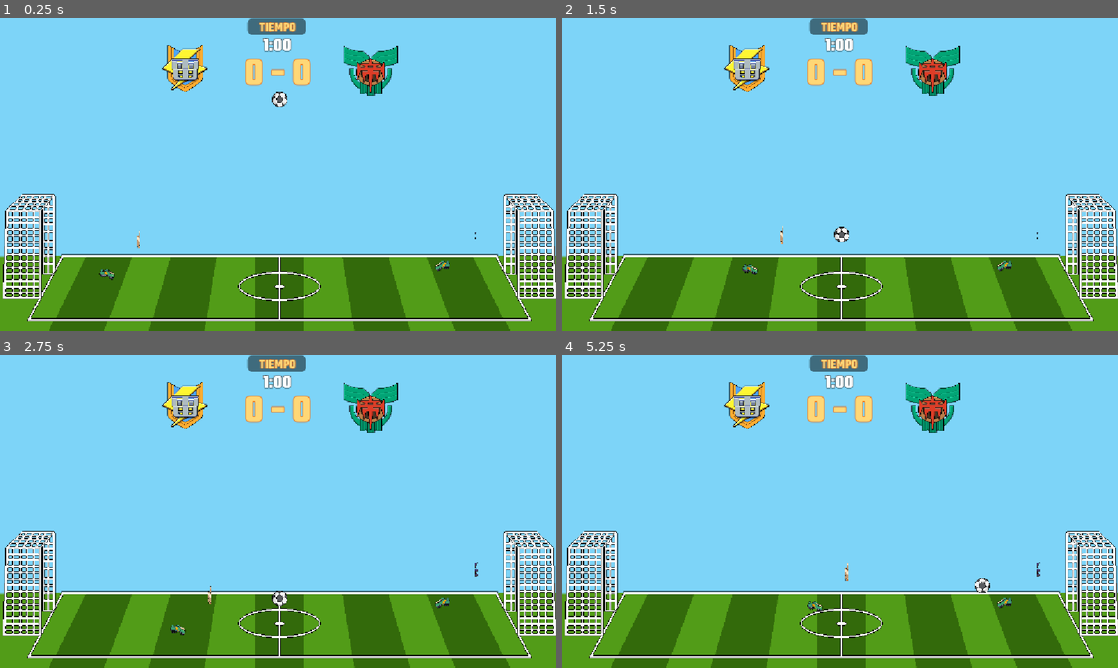
Above: before the commit, frames 1-4 (two rows, left to right).
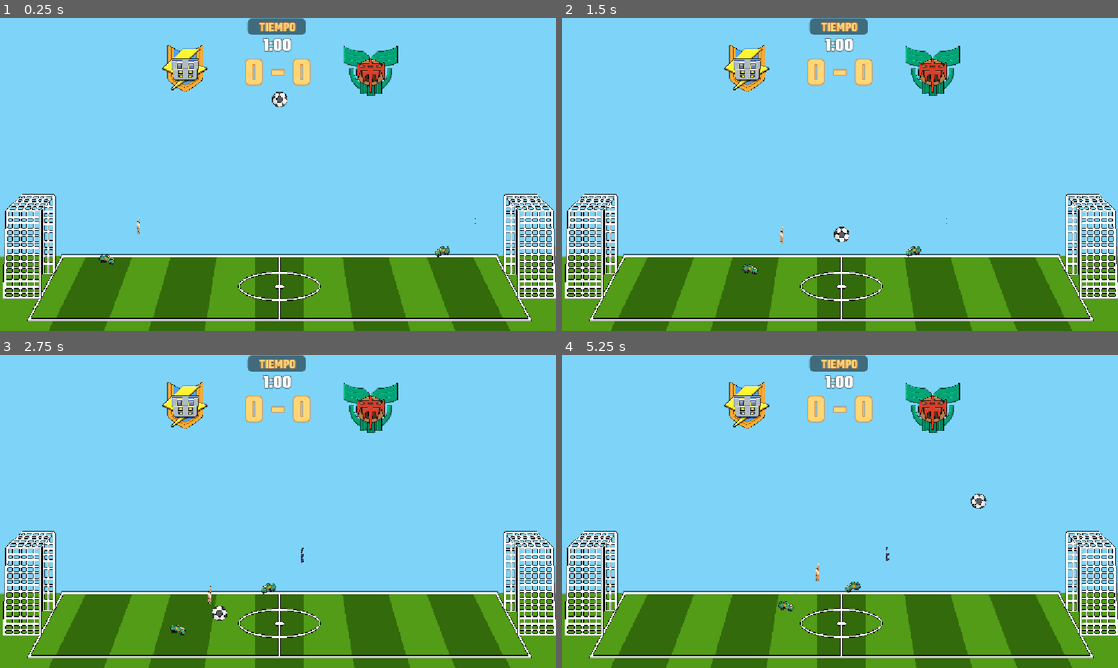
Above: after the commit, the same moments.

Repository: pedrobp17/head-soccer
Game: Godot game, scene res://Escenas/objetos_campo/campo.tscn
Same seed, same stepped clock (60 frames per second), same inputs: the game is played once before the commit and once after it. The project has no main scene, so this scene is started directly.
Inputs:
- Up to frame 1 (0.25 s): no input
- Up to frame 2 (1.5 s): hold Right (p1_right) from 0.53 s (still down); tap Space (p1_kick) at 0.6 s; tap Up (p1_jump) at 0.77 s; tap F (p2_kick) at 1.35 s
- Up to frame 3 (2.75 s): tap Up (p1_jump) at 1.52 s; release Right (p1_right) at 2.03 s; hold Left (p1_left) from 2.03 s (still down); tap A (p2_left) at 2.1 s
- Up to frame 4 (5.25 s): release Left (p1_left) at 2.78 s; hold Right (p1_right) 2.78-4.28 s; tap D (p2_right) at 2.85 s; tap Up (p1_jump) at 3.02, 3.77, 4.52 s; tap Space (p1_kick) at 3.6 s; hold Left (p1_left) 4.28-5.03 s; tap F (p2_kick) at 4.35 s; hold Right (p1_right) from 5.03 s (still down); tap A (p2_left) at 5.1 s

The runs differ from the first frame. In frame 1, 0.3% of the frame differs, in the area x 17-86%, y 63-84%; in frame 2, 0.1%; in frame 3, 0.4%; in frame 4, 0.6%, in the area x 38-86%, y 44-82%.

Commit message:
inicio implementacion ia

Diff:
--- a/Escenas/objetos_campo/campo.tscn
+++ b/Escenas/objetos_campo/campo.tscn
@@ -86,6 +86,9 @@
 shape = SubResource("SegmentShape2D_obkv7")
 
 [node name="ContenedorPersonajes" type="Node2D" parent="." unique_id=853365297]
+script = ExtResource("7_fv5s3")
+local = "MarkEvans"
+visitante = "AxelBlaze"
 
 [node name="Pelota" parent="ContenedorPersonajes" unique_id=279367134 instance=ExtResource("6_fj5fn")]
 position = Vector2(0, -536)
@@ -93,9 +96,6 @@
 [node name="Apariciones" type="Node2D" parent="ContenedorPersonajes" unique_id=1211540772]
 unique_name_in_owner = true
 position = Vector2(0, 50)
-script = ExtResource("7_fv5s3")
-local = "MarkEvans"
-visitante = "AxelBlaze"
 
 [node name="jugador" type="Node2D" parent="ContenedorPersonajes/Apariciones" unique_id=1013722296]
 position = Vector2(-584, -77)
--- a/Scripts/jugador/IA/comportamiento_ia.gd
+++ b/Scripts/jugador/IA/comportamiento_ia.gd
@@ -1,7 +1,9 @@
 extends Node
 class_name ComportamientoIA
 
-const REACCION_IA := 200
+const REACCION_IA := 300
+const FUERZA_SEGUIMIENTO_PELOTA := 20
+
 var pelota : Pelota = null
 var jugador : Jugador = null
 var tiempo_ultima_decision := Time.get_ticks_msec()
@@ -17,7 +19,13 @@
 		configurar_decision_ia()
 
 func configurar_movimiento_ia() -> void:
-	print( name + "moviendo")
+	var direccion_fuerza := Vector2.ZERO
+	direccion_fuerza += get_direccion_seguimiento()
+	direccion_fuerza = direccion_fuerza.limit_length(1.0)
+	jugador.velocity.x = direccion_fuerza.x * jugador.estadisticas.get_estadistica("velocidad")
 
 func configurar_decision_ia() -> void:
 	pass
+
+func get_direccion_seguimiento() -> Vector2:
+	return jugador.position.direction_to(pelota.position)
--- a/Scripts/jugador/Player.gd
+++ b/Scripts/jugador/Player.gd
@@ -1,8 +1,7 @@
 extends CharacterBody2D
 class_name  Jugador
 
-const VELOCIDAD = 300.0
-const VELOCIDAD_SALTO = -450.0
+const FUERZA_CABEZAZO := 60
 const BANDO : Dictionary = {
 	"visitante" : -1,
 	"local" : 1
@@ -25,11 +24,15 @@
 var nombre := ""
 var equipo := ""
 var es_visitante : bool = false
+var posicion_aparicion := Vector2.ZERO
+var fuerza_seguimiento_ia := 0.0
 
 func _ready() -> void:
 	set_imagen_personaje()
 	cambiar_estado(Estado.JUGANDO)
 	setup_comportamiento_ia()
+	pie.setup_fuerza(self.estadisticas.get_estadistica("golpe"))
+	posicion_aparicion = position
 
 func _physics_process(delta: float) -> void:
 
@@ -48,12 +51,14 @@
 func comprobar_colisiones() -> void:
 	for i in get_slide_collision_count():
 		var collision := get_slide_collision(i)
+		var fuerza := 1.0
 
 		if collision.get_collider() is Pelota:
 			var direccion := -collision.get_normal()
 			var aumentar_fuerza := direccion.y < -0.5
+			fuerza = FUERZA_CABEZAZO
 
-			EventBus.golpear_pelota.emit(direccion, aumentar_fuerza)
+			EventBus.golpear_pelota.emit(direccion, aumentar_fuerza, fuerza)
 
 func animacion() -> void:
 	if velocity.y == 0:
@@ -74,6 +79,7 @@
 	equipo = jugador_data.equipo
 	es_visitante = bool( BANDO["visitante"] - identificador_bando )
 	pelota = _pelota
+
 func setup_comportamiento_ia() -> void:
 	comportamiento_ia.setup(self, pelota)
 	comportamiento_ia.name = "Comportamiento IA"
--- a/Scripts/jugador/base_datos/jugadores.json
+++ b/Scripts/jugador/base_datos/jugadores.json
@@ -1,158 +1,158 @@
 {
-    "jugadores": [
-        {
-            "nombre": "MarkEvans",
-            "equipo": "raimon",
-            "estadisticas": {
-                "velocidad": 5,
-                "salto": 5,
-                "golpe": 5,
-                "power": 5,
-                "aguante": 5,
-                "vida": 5
-            },
-            "poderes": [
-                "mano_magica",
+	"jugadores": [
+		{
+			"nombre": "MarkEvans",
+			"equipo": "raimon",
+			"estadisticas": {
+				"velocidad": 5,
+				"salto": 5,
+				"golpe": 5,
+				"power": 5,
+				"aguante": 5,
+				"vida": 5
+			},
+			"poderes": [
+				"mano_magica",
                 "cabezazo"
-            ],
-            "espiritu": 0
-        },
-        {
-            "nombre": "AxelBlaze",
-            "equipo": "raimon",
-            "estadisticas": {
-                "velocidad": 5,
-                "salto": 5,
-                "golpe": 5,
-                "power": 5,
-                "aguante": 5,
-                "vida": 5
-            },
-            "poderes": [
-                "tornado_fuego",
+			],
+			"espiritu": 0
+		},
+		{
+			"nombre": "AxelBlaze",
+			"equipo": "raimon",
+			"estadisticas": {
+				"velocidad": 5,
+				"salto": 5,
+				"golpe": 5,
+				"power": 5,
+				"aguante": 5,
+				"vida": 5
+			},
+			"poderes": [
+				"tornado_fuego",
                 "tornado_dragon"
-            ],
-            "espiritu": 0
-        },
-        {
-            "nombre": "XavierFoster",
-            "equipo": "raimon",
-            "estadisticas": {
-                "velocidad": 5,
-                "salto": 5,
-                "golpe": 5,
-                "power": 5,
-                "aguante": 5,
-                "vida": 5
-            },
-            "poderes": [
-                "cañon_meteoros",
+			],
+			"espiritu": 0
+		},
+		{
+			"nombre": "XavierFoster",
+			"equipo": "raimon",
+			"estadisticas": {
+				"velocidad": 5,
+				"salto": 5,
+				"golpe": 5,
+				"power": 5,
+				"aguante": 5,
+				"vida": 5
+			},
+			"poderes": [
+				"cañon_meteoros",
                 "pingüinos_cosmicos"
-            ],
-            "espiritu": 0
-        },
-        {
-            "nombre": "JudeSharp",
-            "equipo": "royalacademy",
-            "estadisticas": {
-                "velocidad": 5,
-                "salto": 5,
-                "golpe": 5,
-                "power": 5,
-                "aguante": 5,
-                "vida": 5
-            },
-            "poderes": [
-                "espejismo",
+			],
+			"espiritu": 0
+		},
+		{
+			"nombre": "JudeSharp",
+			"equipo": "royalacademy",
+			"estadisticas": {
+				"velocidad": 5,
+				"salto": 5,
+				"golpe": 5,
+				"power": 5,
+				"aguante": 5,
+				"vida": 5
+			},
+			"poderes": [
+				"espejismo",
                 "pingüino_emperador"
-            ],
-            "espiritu": 0
-        }
-        ,{
-            "nombre": "CalebStonewall",
-            "equipo": "royalacademy",
-            "estadisticas": {
-                "velocidad": 5,
-                "salto": 5,
-                "golpe": 5,
-                "power": 5,
-                "aguante": 5,
-                "vida": 5
-            },
-            "poderes": [
-                "tiro_reaccion",
+			],
+			"espiritu": 0
+		}
+		,{
+			"nombre": "CalebStonewall",
+			"equipo": "royalacademy",
+			"estadisticas": {
+				"velocidad": 5,
+				"salto": 5,
+				"golpe": 5,
+				"power": 5,
+				"aguante": 5,
+				"vida": 5
+			},
+			"poderes": [
+				"tiro_reaccion",
                 "default"
-            ],
-            "espiritu": 0
-        },
-        {
-            "nombre": "JohanTassman",
-            "equipo": "occult",
-            "estadisticas": {
-                "velocidad": 5,
-                "salto": 5,
-                "golpe": 5,
-                "power": 5,
-                "aguante": 5,
-                "vida": 5
-            },
-            "poderes": [
-                "murcielagos",
+			],
+			"espiritu": 0
+		},
+		{
+			"nombre": "JohanTassman",
+			"equipo": "occult",
+			"estadisticas": {
+				"velocidad": 5,
+				"salto": 5,
+				"golpe": 5,
+				"power": 5,
+				"aguante": 5,
+				"vida": 5
+			},
+			"poderes": [
+				"murcielagos",
                 "maldicion"
-            ],
-            "espiritu": 0
-        },
-        {
-            "nombre": "NathanJones",
-            "equipo": "occult",
-            "estadisticas": {
-                "velocidad": 5,
-                "salto": 5,
-                "golpe": 5,
-                "power": 5,
-                "aguante": 5,
-                "vida": 5
-            },
-            "poderes": [
-                "momia",
+			],
+			"espiritu": 0
+		},
+		{
+			"nombre": "NathanJones",
+			"equipo": "occult",
+			"estadisticas": {
+				"velocidad": 5,
+				"salto": 5,
+				"golpe": 5,
+				"power": 5,
+				"aguante": 5,
+				"vida": 5
+			},
+			"poderes": [
+				"momia",
                 "agujero_negro"
-            ],
-            "espiritu": 0
-        },
-        {
-            "nombre": "ThomasFeldt",
-            "equipo": "brain",
-            "estadisticas": {
-                "velocidad": 5,
-                "salto": 5,
-                "golpe": 5,
-                "power": 5,
-                "aguante": 5,
-                "vida": 5
-            },
-            "poderes": [
-                "dron",
+			],
+			"espiritu": 0
+		},
+		{
+			"nombre": "ThomasFeldt",
+			"equipo": "brain",
+			"estadisticas": {
+				"velocidad": 5,
+				"salto": 5,
+				"golpe": 5,
+				"power": 5,
+				"aguante": 5,
+				"vida": 5
+			},
+			"poderes": [
+				"dron",
                 "campo_magnetico"
-            ],
-            "espiritu": 0
-        },
-        {
-            "nombre": "ByronLove",
-            "equipo": "zeus",
-            "estadisticas": {
-                "velocidad": 5,
-                "salto": 5,
-                "golpe": 5,
-                "power": 5,
-                "aguante": 5,
-                "vida": 5
-            },
-            "poderes": [
-                "hora_celestial",
+			],
+			"espiritu": 0
+		},
+		{
+			"nombre": "ByronLove",
+			"equipo": "zeus",
+			"estadisticas": {
+				"velocidad": 5,
+				"salto": 5,
+				"golpe": 5,
+				"power": 5,
+				"aguante": 5,
+				"vida": 5
+			},
+			"poderes": [
+				"hora_celestial",
                 "espada_divina"
-            ],
-            "espiritu": 0
-        }
+			],
+			"espiritu": 0
+		}
 
-    ]
+	]
 }
--- a/Scripts/jugador/estados_jugador/estado_jugador_movimiento.gd
+++ b/Scripts/jugador/estados_jugador/estado_jugador_movimiento.gd
@@ -10,22 +10,22 @@
 		movimiento_player(delta)
 	jugador.animacion()
 
-func movimiento_player(delta) -> void:
+func movimiento_player(delta : float) -> void:
 	# Add the gravity.
 	if not jugador.is_on_floor():
 		jugador.velocity += jugador.get_gravity() * delta
 
 	# Handle jump.
 	if KeyUtils.is_action_just_pressed( jugador.esquema_control, KeyUtils.Accion.SALTO ) and jugador.is_on_floor():
-		jugador.velocity.y = Jugador.VELOCIDAD_SALTO
+		jugador.velocity.y = jugador.estadisticas.get_estadistica("salto")
 
 	# Get the input direction and handle the movement/deceleration.
 	# As good practice, you should replace UI actions with custom gameplay actions.
 	var direccion :=  KeyUtils.get_input_vector(jugador.esquema_control)
 	if direccion:
-		jugador.velocity.x = direccion * Jugador.VELOCIDAD
+		jugador.velocity.x = direccion * jugador.estadisticas.get_estadistica("velocidad")
 	else:
-		jugador.velocity.x = move_toward(jugador.velocity.x, 0, jugador.VELOCIDAD)
+		jugador.velocity.x = move_toward(jugador.velocity.x, 0, jugador.estadisticas.get_estadistica("velocidad"))
 
 	if KeyUtils.is_action_just_pressed( jugador.esquema_control, KeyUtils.Accion.PATADA ):
 		jugador.pie.golpear()
--- a/Scripts/jugador/estructura_datos/gestor_estadisticas.gd
+++ b/Scripts/jugador/estructura_datos/controlador_estadisticas.gd
@@ -1,6 +1,15 @@
 extends Node
 class_name GestorEstadisticas
 
+var base := 5.0
+var constantes : Dictionary = {
+	"velocidad": 300.0,
+	"salto": -450.0,
+	"golpe": 60,
+	"power": 5,
+	"aguante": 5,
+	"vida": 100.0
+}
 var estadisticas_normales : Dictionary = {}
 var estadisticas_modificadas : Dictionary = {}
 
@@ -12,7 +21,7 @@
 		estadisticas_modificadas[estadistica] = 0
 	estadisticas_modificadas[estadistica] = modificacion
 
-func get_estadistica( estadistica : String) -> int:
+func get_estadistica( estadistica : String) -> float:
 	if estadisticas_modificadas.has(estadistica):
 		return estadisticas_modificadas[estadistica]
-	return estadisticas_normales[estadistica]
+	return (estadisticas_normales[estadistica] / base) * constantes[estadistica]
--- a/Scripts/jugador/pie.gd
+++ b/Scripts/jugador/pie.gd
@@ -1,6 +1,7 @@
 extends Area2D
 
 var golpeando = false
+var fuerza := 0
 # Called when the node enters the scene tree for the first time.
 func _ready() -> void:
 	body_entered.connect(_on_body_entered)
@@ -23,7 +24,10 @@
 func _on_body_entered(body: Node2D) -> void:
 	if body is Pelota:
 		var normal = (body.global_position - global_position).normalized()
-		EventBus.golpear_pelota.emit(normal, true)
+		EventBus.golpear_pelota.emit(normal, true, fuerza)
 
 func set_sprite( es_visitante : int) -> void:
 	scale.x = es_visitante
+
+func setup_fuerza(_fuerza : float):
+	fuerza = _fuerza
--- a/Scripts/objetos_campo/Pelota.gd
+++ b/Scripts/objetos_campo/Pelota.gd
@@ -16,12 +16,12 @@
 	EventBus.reposicionar.connect(set_reposicion)
 
 #Move ball in the normal direction of the colision
-func mover(normal: Vector2, isFoot):
+func mover(normal: Vector2, es_pie : bool, fuerza : float):
 	var velocidad = VELOCIDAD
 
 	#modify variables if the kick is made with the foot
-	if isFoot:
-		velocidad *= 60
+	if es_pie:
+		velocidad *= fuerza
 		normal = Vector2( normal.x, FUERZA_Y).normalized()	#apply thrust along the y-axis if it involves the foot
 
 	apply_central_force(normal * velocidad)
--- a/Scripts/objetos_campo/apariciones.gd
+++ b/Scripts/objetos_campo/apariciones.gd
@@ -4,22 +4,27 @@
 
 @export var local : String
 @export var visitante : String
-@export var pelota : Pelota
+
+@onready var pelota : Pelota = $Pelota
 @onready var aparicion : Node2D = %Apariciones
+
+var jugador_local : Jugador = null
+var jugador_visitante : Jugador = null
 
 # Called when the node enters the scene tree for the first time.
 func _ready() -> void:
-	aparecer_jugador(local, Jugador.BANDO["local"])
-	aparecer_jugador(visitante, Jugador.BANDO["visitante"])
+	jugador_local = aparecer_jugador(local, Jugador.BANDO["local"])
+	jugador_visitante = aparecer_jugador(visitante, Jugador.BANDO["visitante"])
 	var jugador : Jugador = get_children().filter(func (p): return p is Jugador)[0]
 	jugador.esquema_control = Jugador.ControlScheme.P1
 	jugador.set_imagen_personaje()
 
-func aparecer_jugador( jugador : String, identificador_bando : int) -> void:
+func aparecer_jugador( jugador : String, identificador_bando : int) -> Jugador:
 	var datos_jugador := DatosJugadores.get_jugador(jugador)
 	var posicion_jugador := aparicion.get_child(0).global_position as Vector2
 	var instancia_jugador := crear_jugador(posicion_jugador, datos_jugador, identificador_bando)
 	add_child(instancia_jugador)
+	return instancia_jugador
 
 func crear_jugador(posicion_jugador : Vector2, datos_jugadores : RecursosJugador, identificador_bando : int) -> Jugador:
 	var jugador := PREFAB_JUGADOR.instantiate()
--- a/Scripts/utils/EventBus.gd
+++ b/Scripts/utils/EventBus.gd
@@ -1,5 +1,5 @@
 extends Node
 
-signal golpear_pelota(direcion, esPie)
+signal golpear_pelota(direcion : Vector2, es_pie : bool, fuerza : float )
 signal gol(jugador)
 signal reposicionar()
Renamed: Scripts/jugador/estructura_datos/gestor_estadisticas.gd.uid -> Scripts/jugador/estructura_datos/controlador_estadisticas.gd.uid
